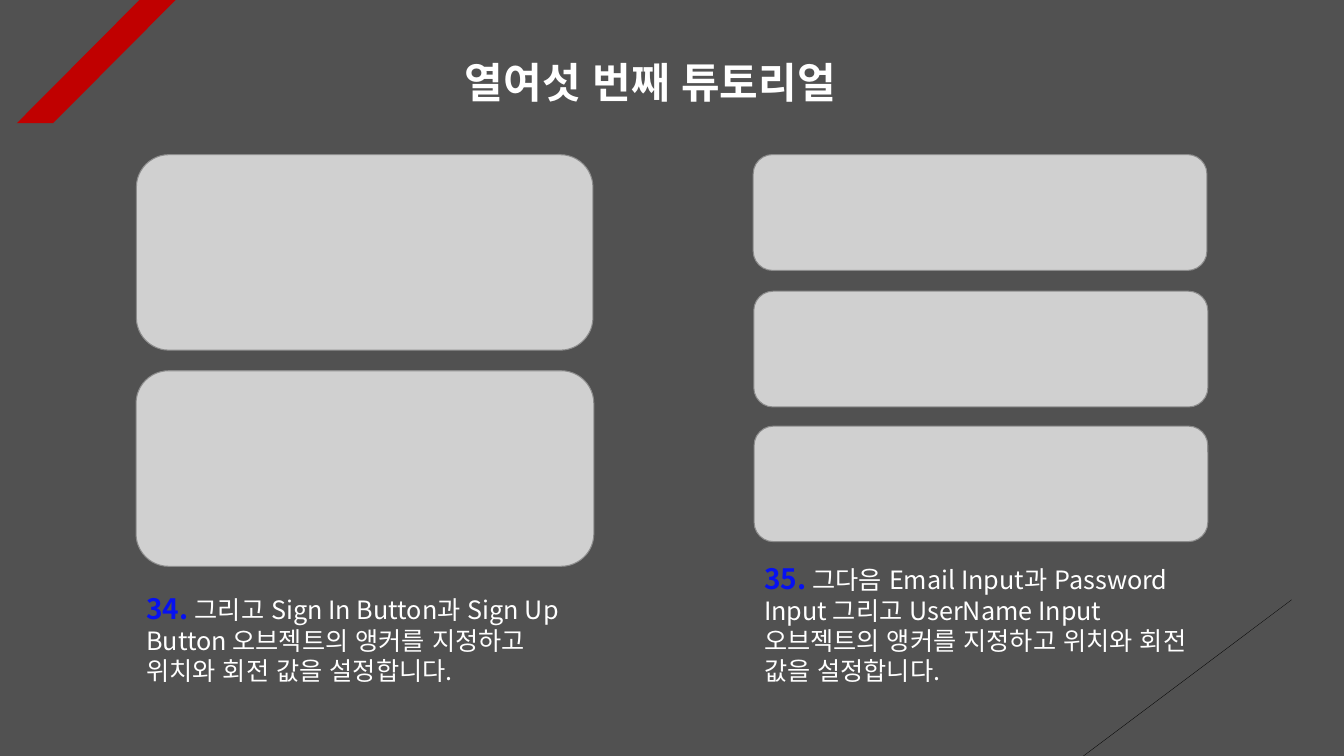
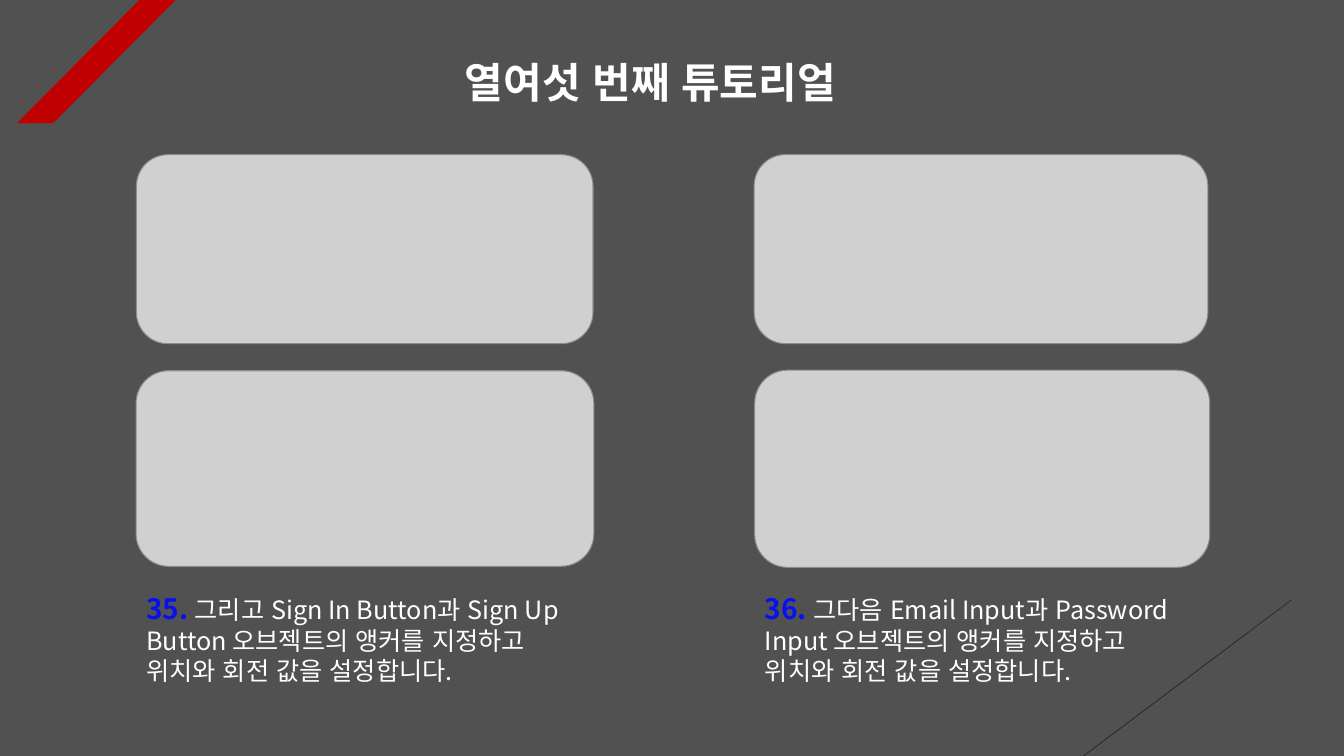
Before and after one commit to Unity2033/3D-UnityEngine, a slide deck: slide 16 of Assets/Class/Photon Server/PPT Data/Photon PlayFab.pptx. Drawn at 1344x756 pixels with LibreOffice and Linux fonts; fonts in the diff are those of the drawing; grey boxes stand for pictures. Boxes give left, top, right and bottom in pixels: in the first picture for what was removed or moved away, otherwise in the second. Text is boxed around its words. In the diff, an @@ line names an element or a change of style, - is before the commit and + after.

```diff
--- a/Assets/Class/Photon Server/PPT Data/Photon PlayFab.pptx
+++ b/Assets/Class/Photon Server/PPT Data/Photon PlayFab.pptx
@@ picture: place and size @@
-picture at (136,154,593,350)
+picture at (136,154,593,344)
@@ picture: place and size @@
-picture at (753,154,1207,270)
+picture at (754,154,1208,344)
@@ picture: place and size @@
-picture at (754,291,1208,407)
+picture at (755,370,1210,568)
@@ picture removed at (754,426,1208,542) @@
@@ text at (146,598,559,682): text changed @@
-34. 그리고 Sign In Button과 Sign Up Button 오브젝트의 앵커를 지정하고 위치와 회전 값을 설정합니다.
+35. 그리고 Sign In Button과 Sign Up Button 오브젝트의 앵커를 지정하고 위치와 회전 값을 설정합니다.
@@ text at (765,598,1169,682): text changed @@
-35. 그다음 Email Input과 Password Input 그리고 UserName Input 오브젝트의 앵커를 지정하고 위치와 회전 값을 설정합니다.
+36. 그다음 Email Input과 Password Input 오브젝트의 앵커를 지정하고 위치와 회전 값을 설정합니다.
```
Also in this commit, not shown: 7 other slides changed, 1 slide removed, 43 other files.
